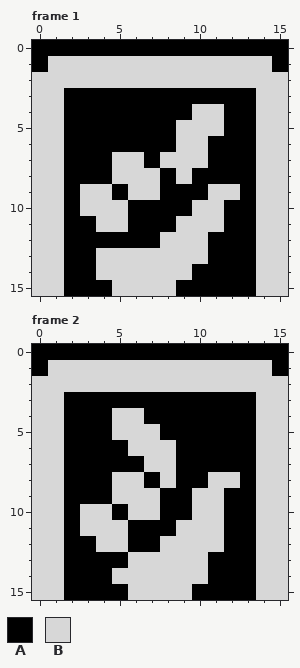
Pixel-art file -- References/nono.aseprite. This is how it looked before the edit.
16x16 pixels, 2 frames. Shown: frame 1, frame 2.
Palette (. is transparent): A #000000  B #d7d7d7
Pixels before, frame 1, first column x 0:
 0 AAAAAAAAAAAAAAAA
 1 ABBBBBBBBBBBBBBA
 2 BBBBBBBBBBBBBBBB
 3 BBAAAAAAAAAAAABB
 4 BBAAAAAAAABBAABB
 5 BBAAAAAAABBBAABB
 6 BBAAAAAAABBAAABB
 7 BBAAABBABBBAAABB
 8 BBAAABBBABAAAABB
 9 BBABBABBAAABBABB
10 BBABBBAAAABBAABB
11 BBAABBAAABBBAABB
12 BBAAAAAABBBAAABB
13 BBAABBBBBBBAAABB
14 BBAABBBBBBAAAABB
15 BBAAABBBBAAAAABB
Pixels before, frame 2, first column x 0:
 0 AAAAAAAAAAAAAAAA
 1 ABBBBBBBBBBBBBBA
 2 BBBBBBBBBBBBBBBB
 3 BBAAAAAAAAAAAABB
 4 BBAAABBAAAAAAABB
 5 BBAAABBBAAAAAABB
 6 BBAAAABBBAAAAABB
 7 BBAAAAABBAAAAABB
 8 BBAAABBABAABBABB
 9 BBAAABBBAABBAABB
10 BBABBABBAABBAABB
11 BBABBBAAABBBAABB
12 BBAABBAABBBBAABB
13 BBAAAABBBBBAAABB
14 BBAAABBBBBBAAABB
15 BBAAAABBBBAAAABB
Once edited:
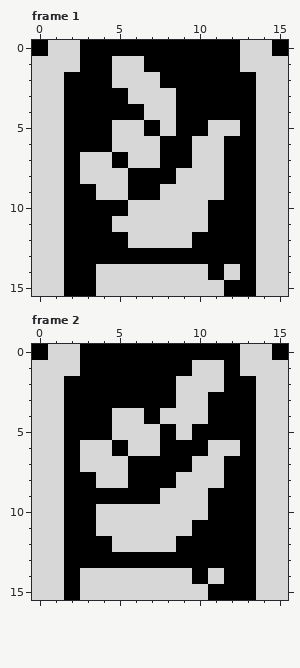
The exact change:
Changed rows in their new state; - is an unchanged pixel.
Frame 1:
first column x 0:
 0 -BB----------BB-
 1 B--AA--AAAAAA--B
 2 --AAA---AAAAAA--
 3 ------BBB-------
 4 -------BB-AA----
 5 -----BB-BAA-B---
 6 -----BBB-A-B----
 7 ---BBA-BAA-B----
 8 ---BB-AA--BB----
 9 ---A-BAABBB-A---
10 ---AAABBBB-A----
11 ----A-BBB--A----
12 ------BB--A-----
13 ----AAAAAAA-----
14 ----------B-B---
15 ----B----BBB----
Frame 2:
first column x 0:
 0 -BB----------BB-
 1 B--AAAAAAA--A--B
 2 --AAAAAAA---AA--
 3 ---------BB-----
 4 --------BBB-----
 5 ---------B------
 6 ---BB---A--BB---
 7 ---BBB-AA-BB----
 8 ----B-A-ABB-A---
 9 -----AAABB-A----
10 ---A-B--BB-A----
11 ---A--BBB-AA----
12 ----A-BB-AAA----
13 ------AAAAA-----
14 ---BB-----AB----
15 ---BBB----B-----
Changed places in both pictures, as pixel boxes (x1, y1, x2, y2):
changed: (32, 40, 288, 296)
changed: (32, 344, 288, 600)
